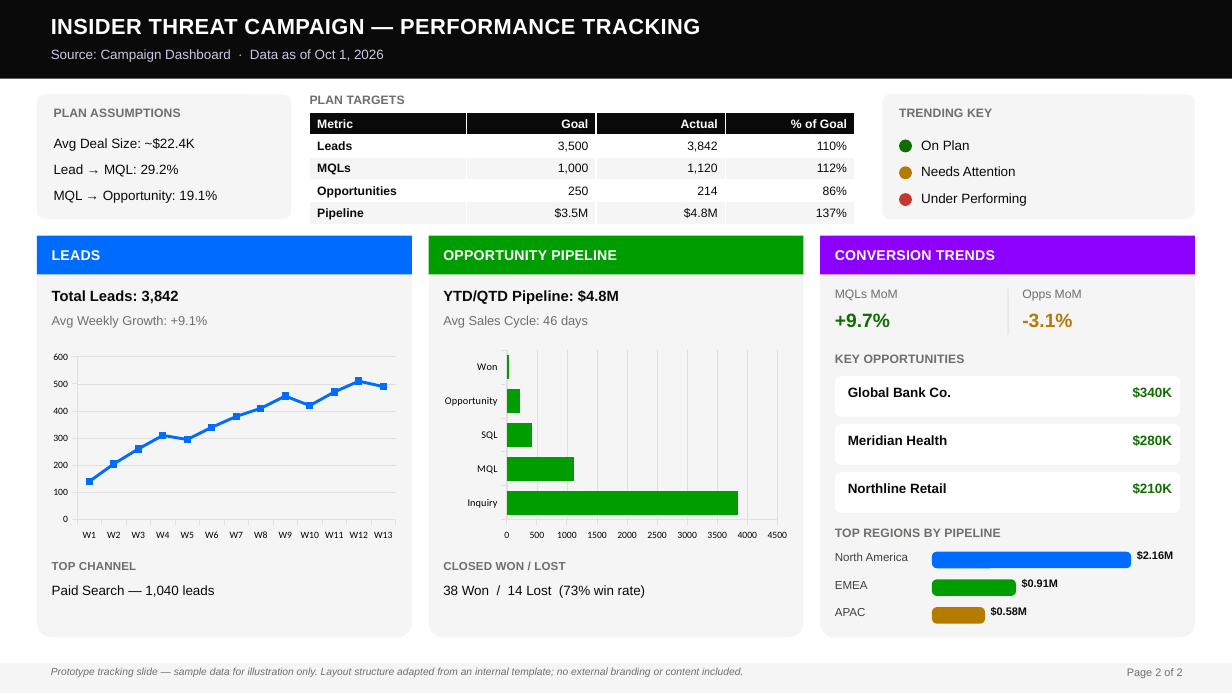
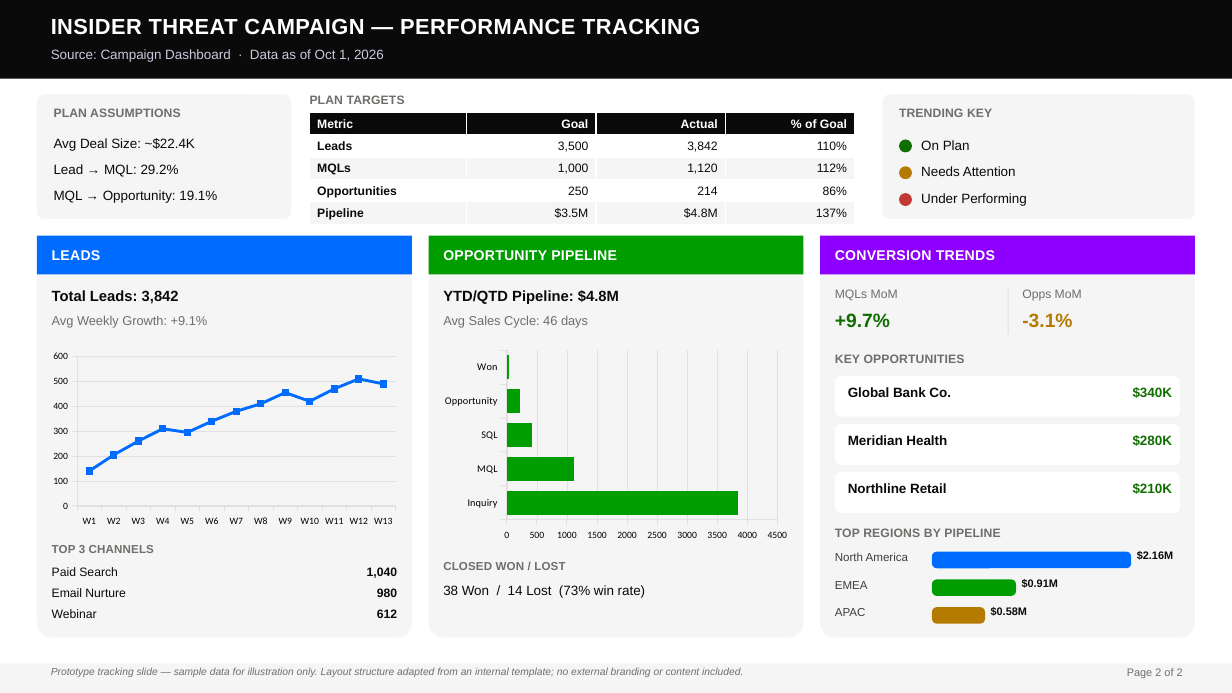
Before and after one commit to scottcexab/campaign-dashboard-prototype, a slide deck: slide 2 of Insider_Threat_Campaign_Scorecard.pptx. Drawn at 1232x693 pixels with LibreOffice and Linux fonts; fonts in the diff are those of the drawing. Boxes give left, top, right and bottom in pixels: in the first picture for what was removed or moved away, otherwise in the second. Text is boxed around its words. In the diff, an @@ line names an element or a change of style, - is before the commit and + after.

Commit message:
Show top 3 channels instead of top 1 in the Leads card on the performance tracking slide

```diff
--- a/Insider_Threat_Campaign_Scorecard.pptx
+++ b/Insider_Threat_Campaign_Scorecard.pptx
@@ line chart: place and size @@
-line chart at bbox=[46, 347, 403, 545]
+line chart at bbox=[46, 347, 403, 531]
@@ text at bbox=[52, 567, 118, 576]: text changed; size 10.5 to 9.5 pt @@
-Paid Search — 1,040 leads
+Paid Search
@@ text at bbox=[52, 545, 154, 553]: text changed @@
-TOP CHANNEL
+TOP 3 CHANNELS
@@ text added at bbox=[367, 567, 397, 578], 9.5 pt, text #0A0A0A, bold @@
+1,040
@@ text added at bbox=[52, 588, 126, 597], 9.5 pt, text #0A0A0A @@
+Email Nurture
@@ text added at bbox=[377, 588, 397, 597], 9.5 pt, text #0A0A0A, bold @@
+980
@@ text added at bbox=[52, 609, 97, 618], 9.5 pt, text #0A0A0A @@
+Webinar
@@ text added at bbox=[377, 609, 397, 618], 9.5 pt, text #0A0A0A, bold @@
+612
```
Also in this commit, not shown: 1 other file.
